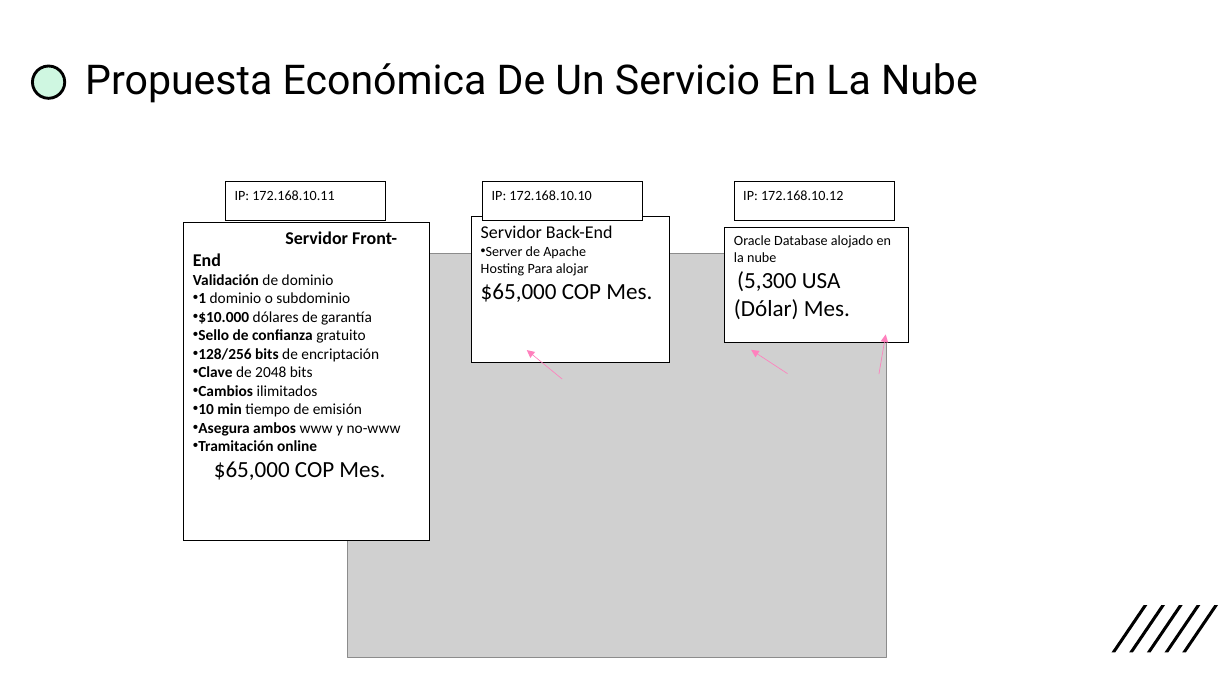
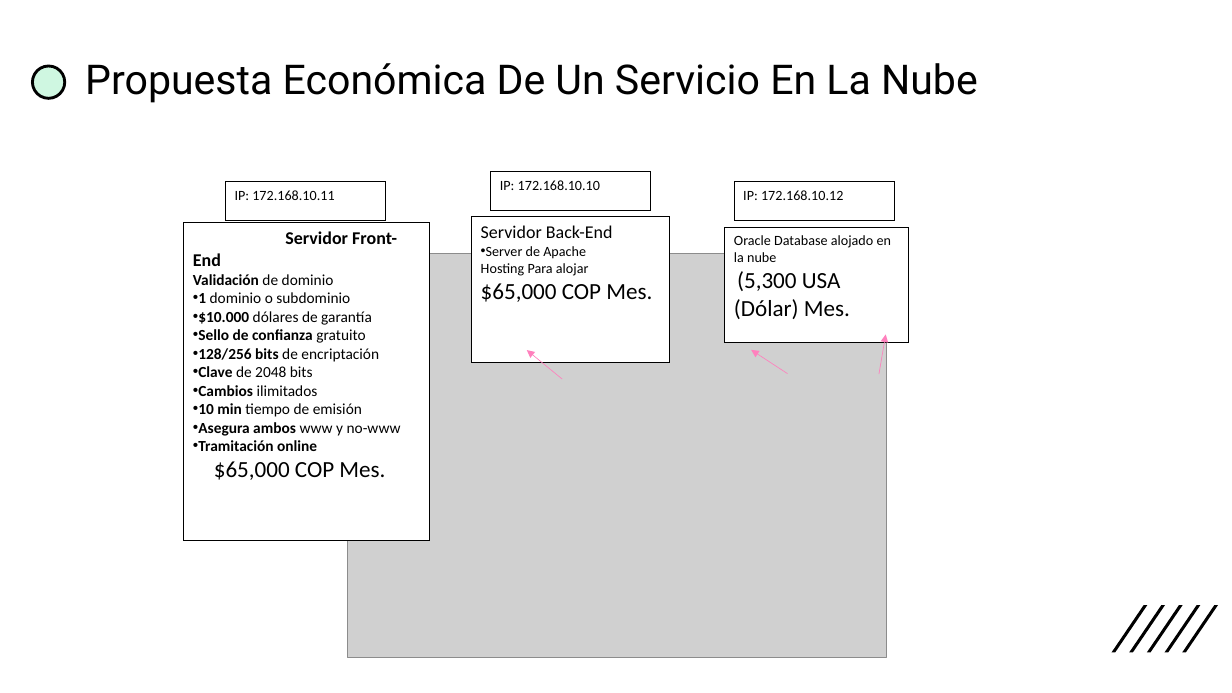
Before and after one commit to Davidjuajinoy/Caso-estudio-tarea-GRUPO-3, a slide deck: slide 14 of Entregables/9 infraestructura con rest/Preguntas.pptx. Drawn at 1232x693 pixels with LibreOffice and Linux fonts; fonts in the diff are those of the drawing; grey boxes stand for pictures. Boxes give left, top, right and bottom in pixels: in the first picture for what was removed or moved away, otherwise in the second. Text is boxed around its words. In the diff, an @@ line names an element or a change of style, - is before the commit and + after.

```diff
--- a/Entregables/9 infraestructura con rest/Preguntas.pptx
+++ b/Entregables/9 infraestructura con rest/Preguntas.pptx
@@ rectangle "IP: 172.168.10.10" moved from (x1=482, y1=181, x2=642, y2=220) to (x1=491, y1=172, x2=651, y2=211) @@
```
Also in this commit, not shown: 1 other slide changed, 1 other file.
